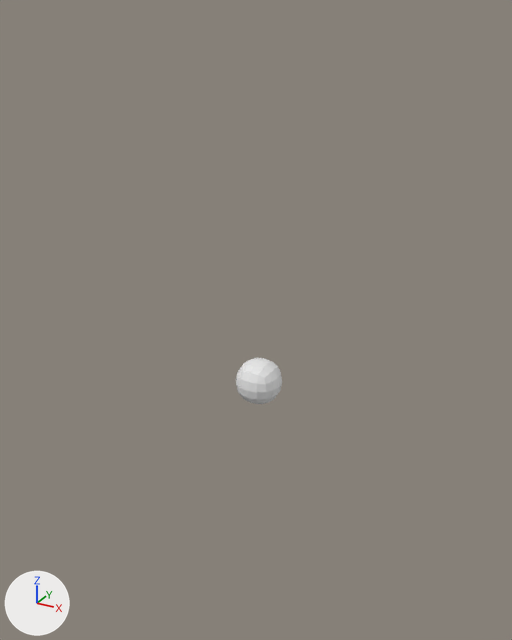
What one commit did to the Blender file Toys/10Min_mine/2024_10/1004_Blockout.blend.
One viewpoint serves both versions: a 50 mm camera at (2.72, -5.01, 3.1) aimed at (-0.08, 0.08, 0.56). Every picture has the same lights, and +X, +Y and +Z are marked at lower left.

Script lines for the objects in view, before the commit:
```python
me_cube_002 = bpy.data.meshes.new('Cube.002')
me_cube_002.from_pydata([(0.0, 0.0, 0.0)], [], [])
ob_cube = bpy.data.objects.new('Cube', me_cube_002)
ob_cube.location = (0.0, 0.0, 0.0)
_m = ob_cube.modifiers.new('Skin', 'SKIN')
_m = ob_cube.modifiers.new('Subdivision', 'SUBSURF')
_m.levels = 2
```
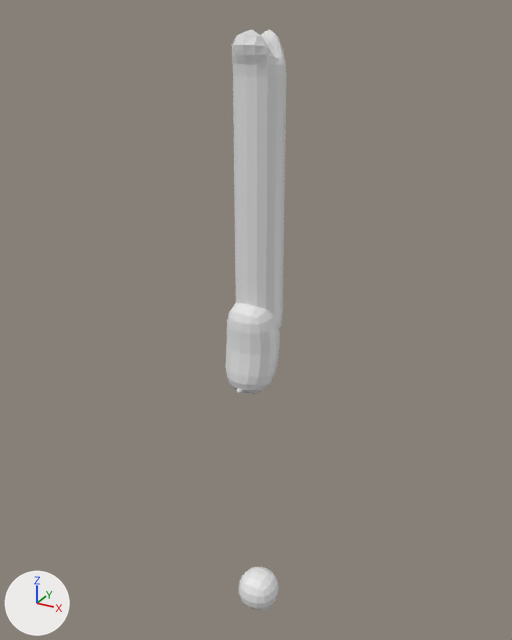
Edits to the bpy script that builds the scene:
```text
Add me_cube_004:
    me_cube_004.from_pydata([(0.0, 0.0, 0.0), (0.0, 0.082, 0.926), (0.0, 0.174, 0.458)], [(2, 1), (0, 2)], [])
Add me_cube_001:
    me_cube_001.from_pydata(...)  # 482 vertices, 480 faces; spans x -0.2..0.2, y -0.25..0.22, z -1.0..1.44
Change ob_cube:
    ob_cube.location: (0.0, 0.0, 0.0) -> (0.0, 0.0, -2.46)
Add ob_cube_003:
    ob_cube_003 = bpy.data.objects.new('Cube.003', me_cube_004)
    ob_cube_003.location = (0.0, -0.24, -0.05)
    _m = ob_cube_003.modifiers.new('Skin', 'SKIN')
    _m = ob_cube_003.modifiers.new('Subdivision', 'SUBSURF')
    _m.levels = 2
Add ob_cube_001:
    ob_cube_001 = bpy.data.objects.new('Cube.001', me_cube_001)
    ob_cube_001.location = (0.0, 0.0, 1.52)
```

Changed parts and their boxes (x1, y1, x2, y2) in the pictures (512 x 640 px):
'Cube.001', added
    after: (232, 29, 286, 328)
'Cube.003', added
    after: (226, 303, 279, 394)
'Cube', moved
    before: (236, 358, 282, 404)
    after: (239, 567, 279, 610)
